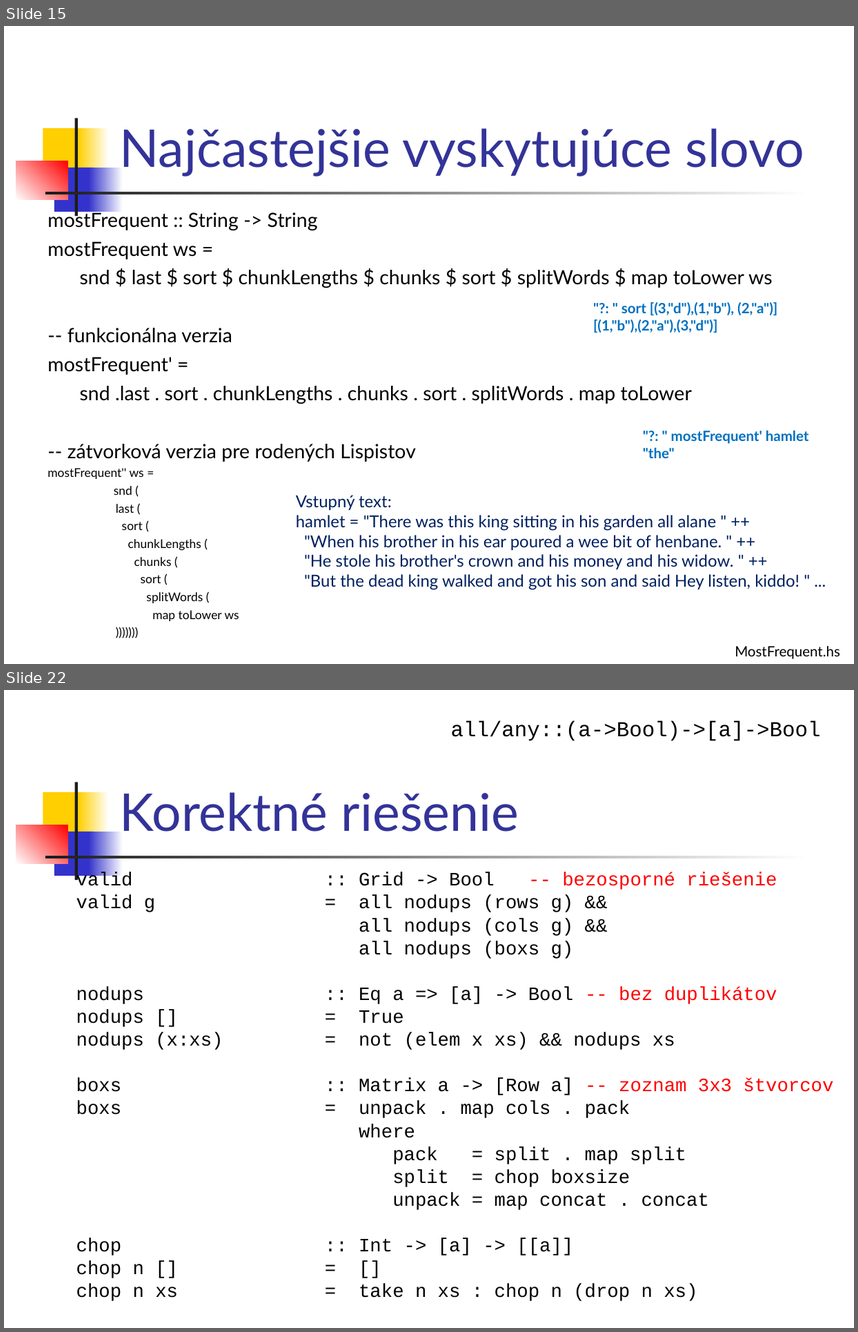
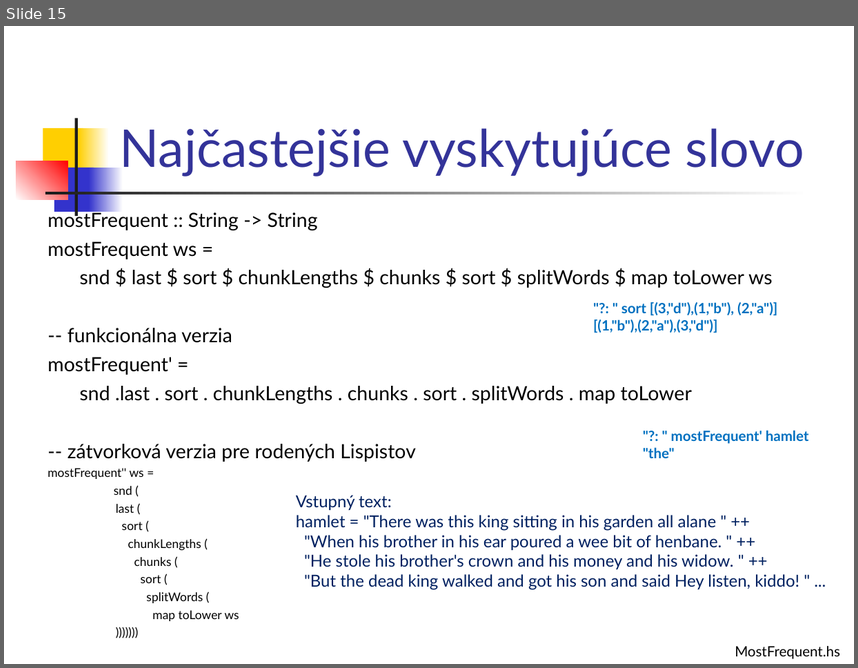
Before and after one commit to Funkcionalne/Prednasky, a slide deck: 03/03_fpro.ppt. Shown one above the other, each under a label of ours: slides 15 and 22 before the commit, slide 15 after it; the slides between them are not shown. The pictures are 858x1332 and 858x668 pixels, drawn with LibreOffice and Linux fonts; fonts in the diff are those of the drawing. Boxes give left, top, right and bottom in pixels: in the first picture for what was removed or moved away, otherwise in the second. Text is boxed around its words. In the diff, an @@ line names an element or a change of style, - is before the commit and + after.

```diff
--- a/03/03_fpro.ppt
+++ b/03/03_fpro.ppt
@@ slide 22 removed at [4,690,854,1328], background #FFFFFF; not listed: 7 template elements that a slide beside it also shows @@
@@ text removed at [451,721,821,741] @@
-all/any::(a->Bool)->[a]->Bool
@@ title removed at [119,792,519,831] @@
-Korektné riešenie
@@ text removed at [76,872,833,1301] @@
-valid :: Grid -> Bool -- bezosporné riešenie
-valid g = all nodups (rows g) &&
-all nodups (cols g) &&
-all nodups (boxs g)
-nodups :: Eq a => [a] -> Bool -- bez duplikátov
-nodups [] = True
-nodups (x:xs) = not (elem x xs) && nodups xs
-boxs :: Matrix a -> [Row a] -- zoznam 3x3 štvorcov
-boxs = unpack . map cols . pack
-where
-pack = split . map split
-split = chop boxsize
-unpack = map concat . concat
-chop :: Int -> [a] -> [[a]]
-chop n [] = []
-chop n xs = take n xs : chop n (drop n xs)
```
Also in this commit, not shown: 2 slides changed, 3 slides added, 21 other slides removed, 2 other files.
